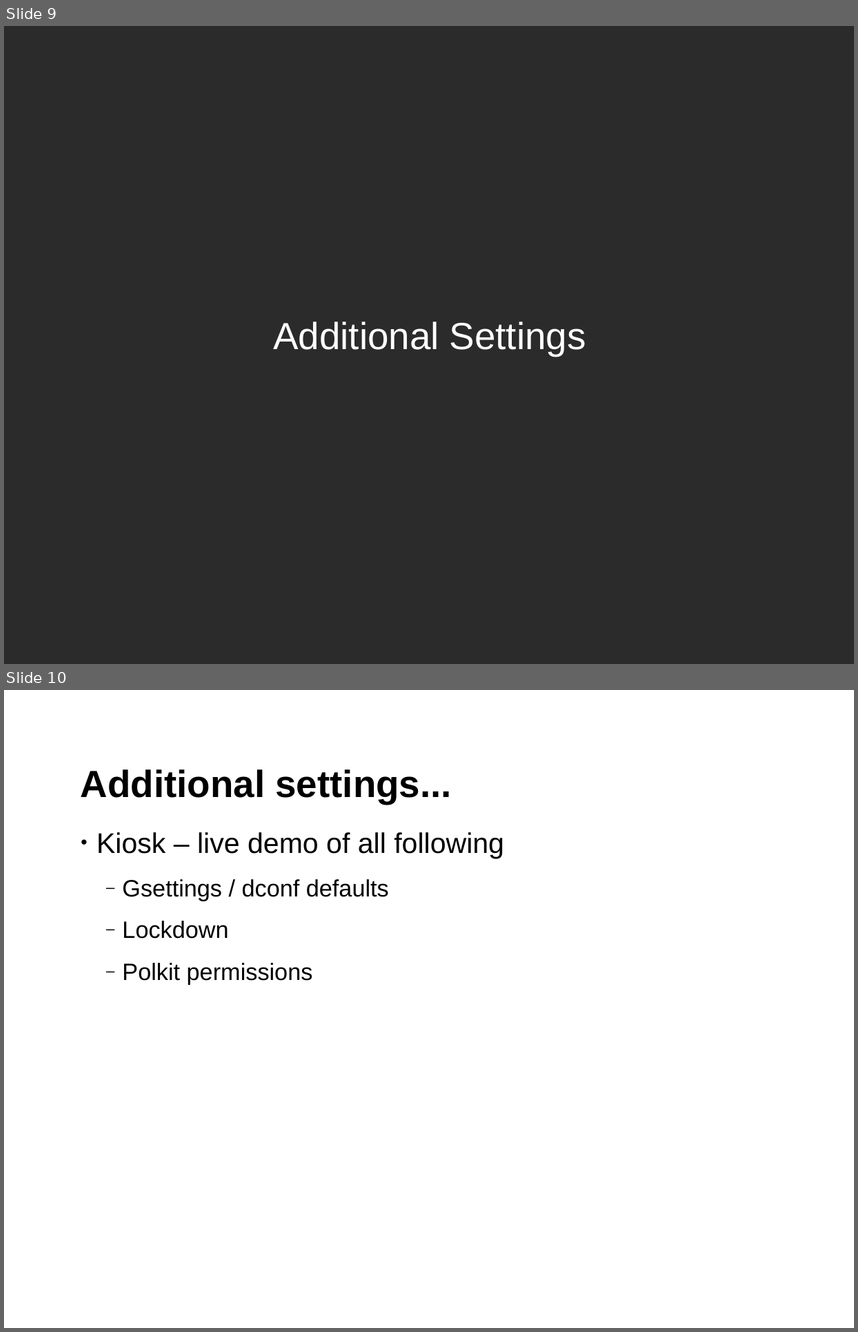
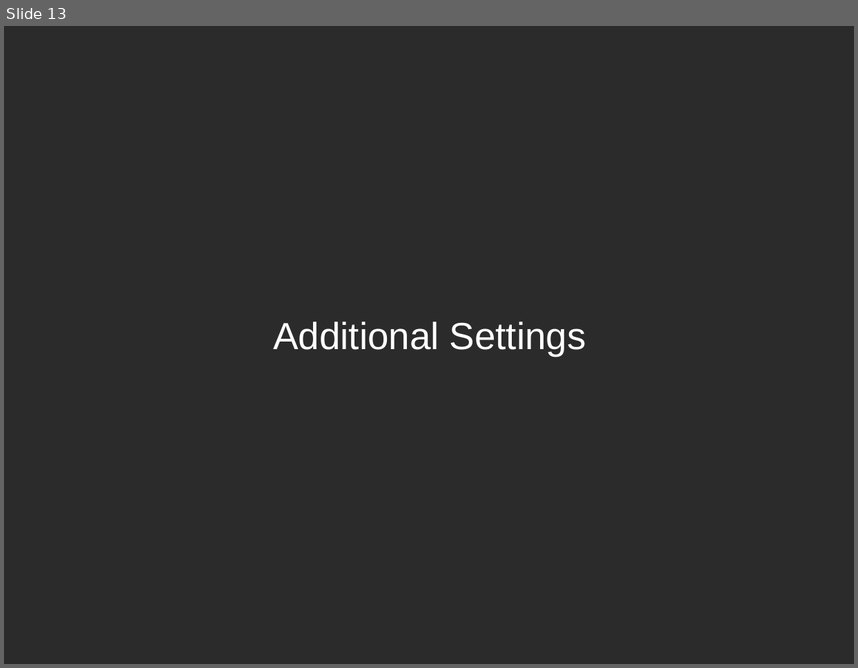
Before and after one commit to sreeves/presentation, a slide deck: SUSECON_2015_RemoteDesktop.odp. Shown one above the other, each under a label of ours: slides 9 and 10 before the commit, slide 13 after it. The pictures are 858x1332 and 858x668 pixels, drawn with LibreOffice and Linux fonts; fonts in the diff are those of the drawing; background and template pictures are left out; a plain dark background stands for a picture behind light text. Boxes give left, top, right and bottom in pixels: in the first picture for what was removed or moved away, otherwise in the second. Text is boxed around its words. In the diff, an @@ line names an element or a change of style, - is before the commit and + after.

```diff
--- a/SUSECON_2015_RemoteDesktop.odp
+++ b/SUSECON_2015_RemoteDesktop.odp
@@ slide 10 removed at box(4, 690, 854, 1328), background #FFFFFF @@
@@ title removed at box(81, 769, 451, 804) @@
-Additional settings...
@@ text removed at box(96, 832, 504, 985) @@
-• Kiosk – live demo of all following
-  ‒ Gsettings / dconf defaults
-  ‒ Lockdown
-  ‒ Polkit permissions
@@ page number removed at box(16, 1296, 92, 1328) @@
-10
@@ what was slide 9 is now slide 13 @@
```
Also in this commit, not shown: 4 slides changed, 11 slides added, 2 other slides removed, 1 other file.
